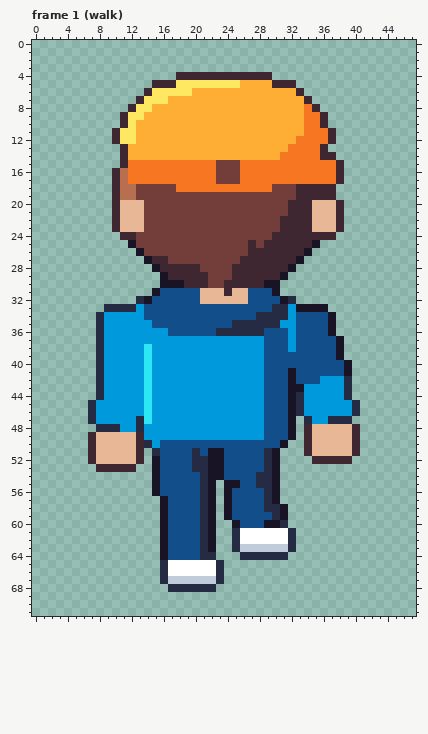
One commit to this pixel-art file: art/road/walker-casey.aseprite. The picture above was drawn from the file before the commit.
48x72 pixels, 24 frames. Shown: frame 1 (walk). The commit also changed other frames, which this record leaves out.
Now the later version:
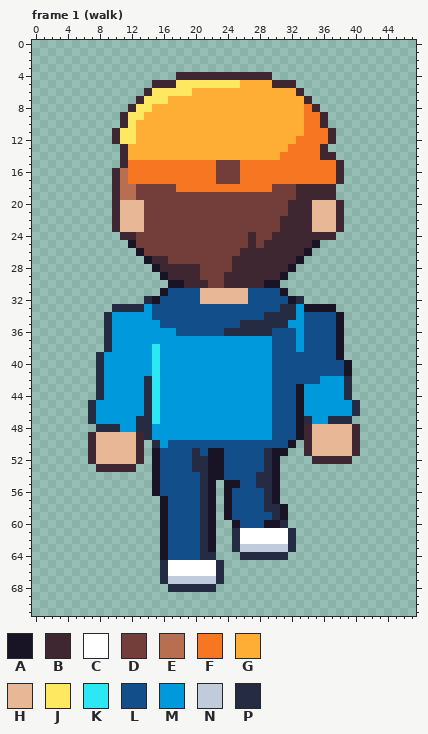
Palette (. is transparent): A #181425  B #3e2731  C #ffffff  D #733e39  E #b86f50  F #f77622  G #feae34  H #e8b796  J #fee761  K #2ce8f5  L #124e89  M #0099db  N #c0cbdc  P #262b44
Change:
Changed rows in their new state; - is an unchanged pixel.
Frame 1 (walk):
first column x 8:
24 -------------------B-----------
26 ------------------B------------
27 -----------------B-------------
29 -------------D--B--------------
30 --------.----------------------
31 -------.A-------H-----LA-------
32 -----.PA---------------LAP-----
33 -.---PM---------------L-PM---A-
34 .P----M-------------L---PM---LA
35 .P-----M---------L-----P-M---LA
36 .P-------M-----L-----P--LM---LA
37 .P-------------------M--LM-----
38 .P----MK-------------M--LM-----
39 ------MK-------------M---------
40 ------MK-------------M---------
41 ------MK-------------M--L------
42 ------PK-------------M--L------
43 ------PK-------------M--L------
44 ------PK-------------M--LA-----
45 ------PK-------------M--LA-----
46 ------PK-------------M--LA-----
47 ------PK-------------M--LA-----
48 ------P--------------M--LA-----
49 ------P--------------M--LA-----
50 ------.PM--------------LA------
51 -------A---------------A-------
Pixel boxes of the changes (left, top, right, bottom) in both pictures:
changed: (200, 232, 344, 456)
changed: (96, 280, 176, 456)
